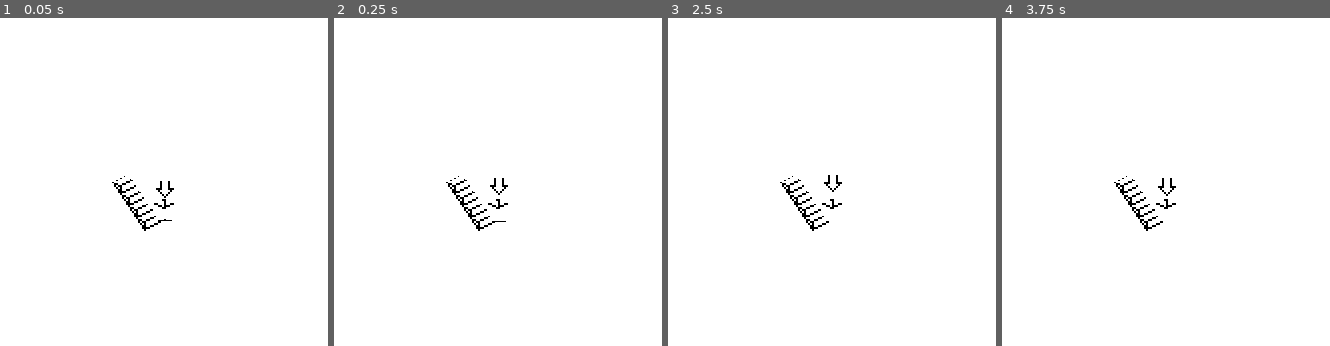
Above: before the commit, frames 1-4 (left to right).
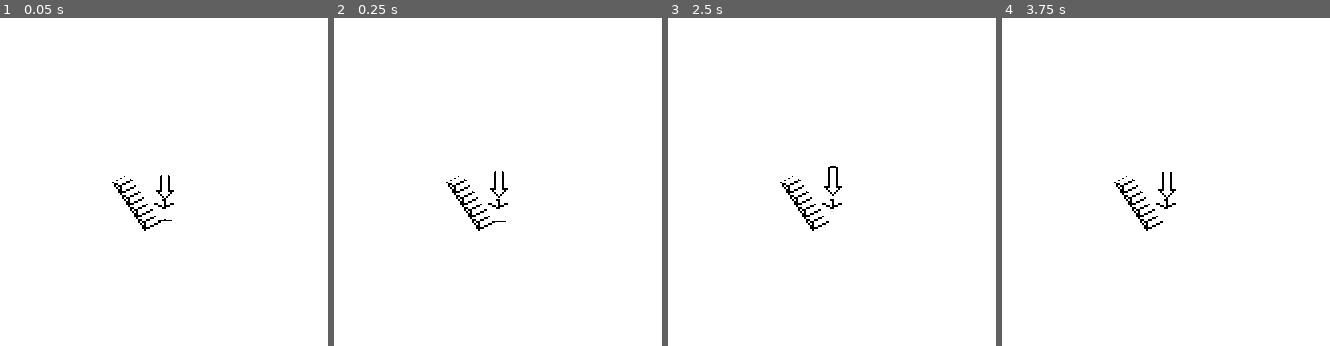
Above: after the commit, the same moments.

Repository: jlcarr/IsoMAZEtric
Game: Godot game, scene res://Main.tscn
Same seed, same stepped clock (60 frames per second), same inputs: the game is played once before the commit and once after it.
Inputs:
- Up to frame 1 (0.05 s): no input
- Up to frame 2 (0.25 s): no input
- Up to frame 3 (2.5 s): hold Right (ui_right) 0.53-1.28 s; tap Enter at 1.25 s; hold Down (ui_down) 1.28-2.03 s; tap Space at 2 s; hold Right (ui_right) from 2.03 s (still down)
- Up to frame 4 (3.75 s): release Right (ui_right) at 2.78 s; hold Up (ui_up) 2.78-3.53 s; tap Space at 3.5 s; hold Left (ui_left) from 3.53 s (still down)
The pictures show only the part of the screen within x 25-75%, y 28-78%; the shares and areas given below are measured in that part.

The runs differ from the first frame. In frame 1, less than 0.1% of the frame differs, in the area x 47-54%, y 47-56%; in frame 2, 0.1%; in frame 3, 0.1%, in the area x 47-54%, y 45-55%; in frame 4, 0.1%.

Commit message:
Used WORLD_MATRIX to get model position, instead of passing in every frame

Diff:
--- a/src/Main.gd
+++ b/src/Main.gd
@@ -5,7 +5,7 @@
 onready var FinishLabel = get_node("Finish").find_node("Label")
 
 # Load all the tiles
-#const Cube = preload("Tiles/Cube/Cube.tscn")
+#const Platform = preload("Tiles/Cube/Cube.tscn")
 const Platform = preload("Tiles/Platform/Platform.tscn")
 const Staircase = preload("Tiles/StaircaseThin/StaircaseThin.tscn")
 const Marker = preload("Tiles/Marker/Marker.tscn")
--- a/src/SpriteShading/SpriteMaterial.tres
+++ b/src/SpriteShading/SpriteMaterial.tres
@@ -8,5 +8,4 @@
 shader = ExtResource( 1 )
 shader_param/scale = 8.0
 shader_param/x_val = 9.0
-shader_param/pos = Vector3( 0, 0, 0 )
 shader_param/sprite = ExtResource( 2 )
--- a/src/SpriteShading/SpriteShadedSpacial.gd
+++ b/src/SpriteShading/SpriteShadedSpacial.gd
@@ -7,7 +7,6 @@
 
 func position(pos):
 	self.transform.origin = 2*pos
-	update_tex()
 	return self
 
 func get_pos():
@@ -31,12 +30,6 @@
 		fb = -1
 	self.set_dir(lr, fb)
 
-func update_tex():
-	var mesh = get_node("MeshInstance")
-	var material = mesh.get_surface_material(0)
-	var pos = self.transform.origin + mesh.transform.origin
-	material.set_shader_param("pos", pos/2)
-
 func set_dir(lr=1,fb=1):
 	self.set_rotation(Vector3())
 	var Mesh = get_node("MeshInstance")
--- a/src/SpriteShading/isometric_sprite.shader
+++ b/src/SpriteShading/isometric_sprite.shader
@@ -5,10 +5,10 @@
 uniform float x_val = 9.0; // texture sizing parameter
 uniform sampler2D sprite;
 
-uniform vec3 pos;
-
 
 void vertex(){
+	vec4 pos = WORLD_MATRIX[3]/2.0;
+
 	// dimetric projection matrix stretch
 	mat4 stretch = mat4(1.0);
 	stretch[0][0] = sqrt(2.0);
@@ -24,6 +24,7 @@
 }
 
 void fragment(){
+	vec4 pos = WORLD_MATRIX[3]/2.0;
 	vec2 pixel_pos = SCREEN_UV;
 
 	// Compute the pixel's position
@@ -44,11 +45,12 @@
 
 	ALBEDO = texture_color.rgb;
 	ALPHA = texture_color.a;
+
 	ALPHA *= float(
 		(pixel_pos.x >= 0.0)
 		&& (pixel_pos.x < 1.0)
 		&& (pixel_pos.y >= 0.0)
-		&& (pixel_pos.y < 1.0) );
+		&& (pixel_pos.y <= 1.0) );
 
 	// test alpha
 	//ALBEDO = ALPHA > 0.05 ? ALBEDO : vec3(1,0,0);
--- a/src/Tiles/Marker/Marker.gd
+++ b/src/Tiles/Marker/Marker.gd
@@ -5,9 +5,6 @@
 const lf_texture = preload("marker.png")
 const rf_texture = preload("marker.png")
 
-func _process(delta):
-	update_tex()
-
 
 func _on_Marker_body_entered(body):
 	Levels.victory = true
--- a/src/Tiles/Marker/Marker.tscn
+++ b/src/Tiles/Marker/Marker.tscn
@@ -5,23 +5,22 @@
 [ext_resource path="res://SpriteShading/dimetric_material.tres" type="Material" id=3]
 [ext_resource path="res://Tiles/Marker/Marker.gd" type="Script" id=4]
 
-[sub_resource type="CapsuleShape" id=4]
+[sub_resource type="CapsuleShape" id=1]
 
-[sub_resource type="CapsuleMesh" id=5]
+[sub_resource type="CapsuleMesh" id=2]
 
 [sub_resource type="ShaderMaterial" id=3]
 resource_local_to_scene = true
 shader = ExtResource( 2 )
 shader_param/scale = 8.0
 shader_param/x_val = 9.0
-shader_param/pos = Vector3( 0, 0, 0 )
 shader_param/sprite = ExtResource( 1 )
 
-[sub_resource type="CapsuleMesh" id=6]
+[sub_resource type="CapsuleMesh" id=4]
 
-[sub_resource type="CapsuleMesh" id=7]
+[sub_resource type="CapsuleMesh" id=5]
 
-[sub_resource type="Animation" id=8]
+[sub_resource type="Animation" id=6]
 resource_name = "Bounce"
 loop = true
 tracks/0/type = "value"
@@ -34,7 +33,7 @@
 "times": PoolRealArray( 0, 0.5, 1 ),
 "transitions": PoolRealArray( 1, 1, 1 ),
 "update": 0,
-"values": [ Vector3( 0, 0.2, 0 ), Vector3( 0, 0.9, 0 ), Vector3( 0, 0.2, 0 ) ]
+"values": [ Vector3( 0, 0, 0 ), Vector3( 0, 1, 0 ), Vector3( 0, 0, 0 ) ]
 }
 tracks/1/type = "value"
 tracks/1/path = NodePath("PrimitiveMesh:translation")
@@ -58,7 +57,7 @@
 "times": PoolRealArray( 0, 0.5, 1 ),
 "transitions": PoolRealArray( 1, 1, 1 ),
 "update": 0,
-"values": [ Vector3( 0, 0.2, 0 ), Vector3( 0, 0.9, 0 ), Vector3( 0, 0.2, 0 ) ]
+"values": [ Vector3( 0, 0, 0 ), Vector3( 0, 1, 0 ), Vector3( 0, 0, 0 ) ]
 }
 
 [node name="Marker" type="Area"]
@@ -67,27 +66,27 @@
 
 [node name="CollisionShape" type="CollisionShape" parent="."]
 transform = Transform( 1, 0, 0, 0, -4.37114e-08, -1, 0, 1, -4.37114e-08, 0, 0, 0 )
-shape = SubResource( 4 )
+shape = SubResource( 1 )
 
 [node name="MeshInstance" type="MeshInstance" parent="."]
-transform = Transform( 1, 0, 0, 0, -4.37114e-08, -1, 0, 1, -4.37114e-08, 0, 0, 0 )
-mesh = SubResource( 5 )
+transform = Transform( 1, 0, 0, 0, -4.37114e-08, -1.5, 0, 1, -6.55671e-08, 0, 0, 0 )
+mesh = SubResource( 2 )
 material/0 = SubResource( 3 )
 
 [node name="PrimitiveMesh" type="MeshInstance" parent="."]
 transform = Transform( 1, 0, 0, 0, -4.37114e-08, -1, 0, 1, -4.37114e-08, 0, 0, 0 )
 visible = false
-mesh = SubResource( 6 )
+mesh = SubResource( 4 )
 material/0 = ExtResource( 3 )
 
 [node name="UnshadedMesh" type="MeshInstance" parent="."]
 transform = Transform( 1, 0, 0, 0, -4.37114e-08, -1, 0, 1, -4.37114e-08, 0, 0, 0 )
 visible = false
-mesh = SubResource( 7 )
+mesh = SubResource( 5 )
 material/0 = null
 
 [node name="AnimationPlayer" type="AnimationPlayer" parent="."]
 autoplay = "Bounce"
-anims/Bounce = SubResource( 8 )
+anims/Bounce = SubResource( 6 )
 
 [connection signal="body_entered" from="." to="." method="_on_Marker_body_entered"]
--- a/src/Tiles/Player/player.gd
+++ b/src/Tiles/Player/player.gd
@@ -25,9 +25,6 @@
 var velocity = Vector3(0,0,0)
 func _ready():
 	pass
-
-func _process(delta):
-	update_tex()
 
 func _physics_process(delta):
 	velocity = Vector3()
--- a/src/Tiles/Player/player.tscn
+++ b/src/Tiles/Player/player.tscn
@@ -13,7 +13,6 @@
 shader = ExtResource( 2 )
 shader_param/scale = 8.0
 shader_param/x_val = 9.0
-shader_param/pos = Vector3( 0, 0, 0 )
 shader_param/sprite = ExtResource( 1 )
 
 [sub_resource type="SphereMesh" id=4]
